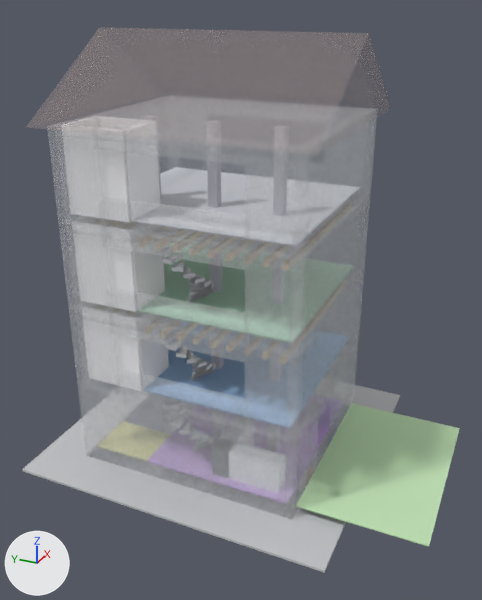
A saved change to the glTF model arch-model/house.glb.
Both versions are drawn from a camera (50 mm lens) standing at (-14.99, -12.63, 16.91) and looking at (3.13, -4.48, 7.85). Every picture has the same lights, and +X, +Y and +Z are marked at lower left. The first picture is the older version. Vertices at exactly the same position are counted once.

Names of what the first picture shows: 'Features', 'Interior', 'Roof', 'RoomPads', 'Shell', 'Site', 'Slabs', 'Stairs'.
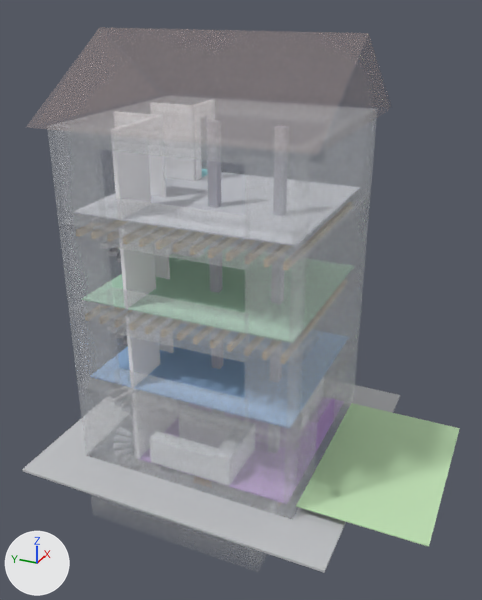
The change, as a diff of the scene's bpy script:
```diff
--- a/arch-model/house.glb.py
+++ b/arch-model/house.glb.py
@@ me_shell @@
-me_shell.from_pydata(...)  # 176 vertices, 446 faces; spans x 0.0..6.8, y -7.6..0.0, z 0.0..13.6
+me_shell.from_pydata(...)  # 173 vertices, 446 faces; spans x 0.0..6.8, y -7.6..0.0, z 0.0..13.6
+# me_shell part 1: 12 vertices moved from x 2.2..4.6, y -7.6..-7.3, z 2.4..5.2 to x 2.06..5.12, y -7.6..-7.3, z 2.4..5.2; 24 vertices removed from x 1.35..5.45, y -7.05..-0.55, z 0.0..2.4; 21 vertices added at x 0.0..4.1, y -6.5..0.0, z 0.0..2.4
 me_shell.materials.append(mat_shell)
@@ me_interior @@
-me_interior.from_pydata(...)  # 152 vertices, 252 faces; spans x 0.24..3.91, y -6.75..-0.24, z 0.25..13.6
+me_interior.from_pydata(...)  # 280 vertices, 492 faces; spans x 0.3..6.5, y -6.2..-0.3, z 0.25..13.6
+# me_interior part 2: a new loose piece, a box spanning x 2.79..2.91, y -1.95..-0.3, z 5.45..8.0, in mat_part (white #f7f7fa)
+# me_interior part 3: a new loose piece, a box spanning x 2.79..2.91, y -1.95..-0.3, z 8.25..10.8, in mat_part (white #f7f7fa)
+# me_interior part 4: a new loose piece, a box spanning x 2.79..2.91, y -1.95..-0.3, z 11.05..13.6, in mat_part (white #f7f7fa)
+# me_interior part 5: a new loose piece, a box spanning x 4.94..5.06, y -1.9..-0.3, z 11.05..13.6, in mat_part (white #f7f7fa)
+# me_interior part 6: 6 loose pieces with 84 vertices, spanning x 0.3..1.9, y -2.36..-0.24, z 5.45..13.6, are deleted
+# me_interior part 7: 48 vertices removed from x 0.24..1.96, y -2.3..-0.3, z 5.45..13.6; 196 vertices added at x 0.3..6.5, y -2.01..-0.3, z 2.65..13.6
+# other edits to the shape of me_interior do not show in these pictures
 me_interior.materials.append(mat_part)
@@ me_roompads @@
-me_roompads.from_pydata(...)  # 106 vertices, 168 faces; spans x 0.3..6.5, y -11.6..-0.3, z 0.25..11.09
+me_roompads.from_pydata(...)  # 101 vertices, 156 faces; spans x 0.3..6.5, y -11.6..-0.3, z 0.25..11.13
+# me_roompads part 8: the loose piece of 8 vertices spanning x 4.6..6.5, y -7.3..-4.4, z 2.65..2.69 is deleted
+# me_roompads part 9: 4 vertices moved from x 0.3..6.5, y -2.3, z 2.65..2.69 to x 0.3..6.5, y -1.95, z 2.65..2.69; 6 vertices removed from x 0.3..1.9, y -2.3..-0.3, z 5.45..5.49; 7 vertices added at x 5.0..6.5, y -1.9..-0.3, z 5.49..5.53
+# other edits to the shape of me_roompads do not show in these pictures
 me_roompads.materials.append(mat_room_keller)
@@ me_roompads @@
 me_roompads.materials.append(mat_room_club)
-me_roompads.materials.append(mat_room_eg_room)  # purple #bfaddd
 me_roompads.materials.append(mat_room_outdoor)
-me_roompads.materials.append(mat_room_eg_lift)  # beige #e7e5aa
 me_roompads.materials.append(mat_room_wc1)
@@ me_roompads @@
 me_roompads.materials.append(mat_room_og3)
+me_roompads.materials.append(mat_room_gang)  # white #dddae7
@@ me_features @@
-me_features.from_pydata(...)  # 150 vertices, 228 faces; spans x 0.6..4.8, y -6.9..-0.3, z 0.25..13.6
+me_features.from_pydata(...)  # 133 vertices, 204 faces; spans x 0.3..6.5, y -6.45..-0.3, z 0.25..13.6
+# me_features part 10: the loose piece of 8 vertices spanning x 2.45..2.75, y -1.9..-1.6, z 11.05..13.6 is deleted
+# other edits to the shape of me_features do not show in these pictures
 me_features.materials.append(mat_column)
@@ me_stairs @@
-me_stairs.from_pydata(...)  # 448 vertices, 560 faces; spans x 0.34..3.07, y -5.87..-2.64, z 0.33..11.05
+me_stairs.from_pydata(...)  # 448 vertices, 560 faces; spans x 0.64..2.17, y -1.87..-0.33, z 0.33..11.05
+# me_stairs part 11: all 256 vertices in x 0.34..2.06, y -4.36..-2.64, z 4.74..11.05 are scaled about their middle by (0.889, 0.889, 1), then moved by (0.2, 2.4, 0.0)
+# other edits to the shape of me_stairs do not show in these pictures
 me_stairs.materials.append(mat_stair)
```

What differs and where, as boxes (x1, y1, x2, y2) in the pictures (482 x 600 px; the box of a moved part takes in the faces that stretch with it):
'Shell', reshaped (12% taller): before (47, 106, 377, 519); after (47, 106, 377, 567)
'Interior', reshaped: before (99, 149, 169, 377); after (112, 151, 202, 375)
part 1 of me_shell, moved or reshaped: before (292, 345, 358, 518); after (91, 345, 358, 567)
part 2 of me_interior, added (mostly hidden): after (159, 343, 169, 352)
part 3 of me_interior, added (mostly hidden): after (154, 255, 165, 278)
part 4 of me_interior, added: after (149, 155, 161, 197)
part 5 of me_interior, added: after (164, 156, 195, 181)
part 6 of me_interior, deleted: before (125, 152, 169, 377)
part 7 of me_interior, cut back: before (99, 149, 141, 374); after (112, 151, 202, 375)
part 8 of me_roompads, deleted (mostly hidden): before (318, 401, 331, 428)
part 9 of me_roompads, moved or reshaped (mostly hidden before): before (317, 425, 329, 449); after (316, 399, 335, 450)
part 10 of me_features, deleted (mostly hidden): before (158, 156, 162, 198)
part 11 of me_stairs, moved or reshaped (mostly hidden afterwards): before (162, 257, 215, 381); after (109, 248, 127, 344)
